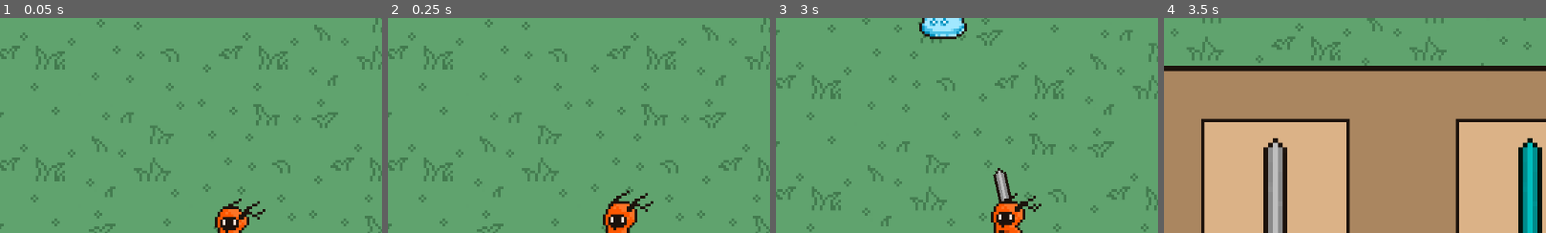
Above: before the commit, frames 1-4 (left to right).
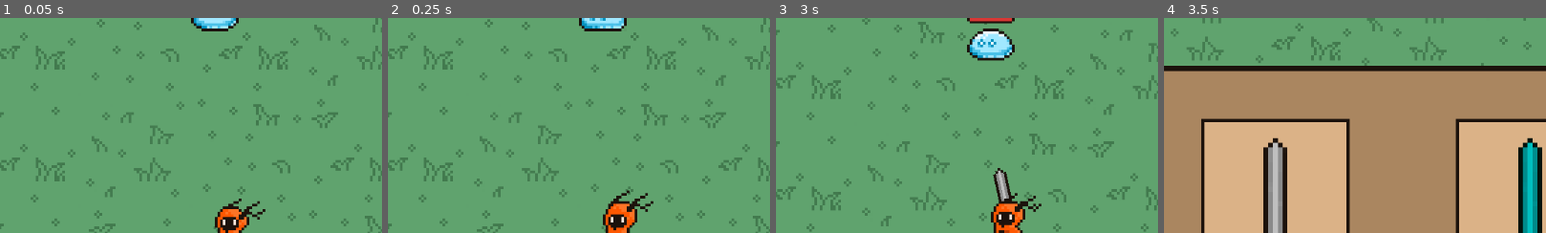
Above: after the commit, the same moments.

Repository: hakalochka/game2
Game: Godot game, scene res://scenes/game.tscn
Same seed, same stepped clock (60 frames per second), same inputs: the game is played once before the commit and once after it.
Inputs (mouse positions are % of the whole screen's width and height, from its top left):
- Up to frame 1 (0.05 s): no input
- Up to frame 2 (0.25 s): no input
- Up to frame 3 (3 s): click "Shop" at 0.5 s; click "Buy" at 1.25 s; click "x" at 2 s; move the mouse to (45, 70) at 2.77 s; hold W (up) from 2.78 s (still down); click (45, 70) at 2.85 s
- Up to frame 4 (3.5 s): keep holding W (up); tap X (shop) at 3.02 s
The pictures show only the part of the screen within x 19-69%, y 0-50%; the shares and areas given below are measured in that part.

The runs differ from the first frame. In frame 1, 0.7% of the frame differs, in the area x 50-63%, y 0-7%; in frame 2, 0.7%; in frame 3, 2.9%, in the area x 37-63%, y 0-20%; in frame 4, nothing differs.

Commit message:
slime deal dmg over time

Diff:
--- a/scenes/game.tscn
+++ b/scenes/game.tscn
@@ -223,12 +223,12 @@
 [node name="Enemies" type="Node" parent="."]
 
 [node name="slime2" parent="Enemies" instance=ExtResource("4_mxwuj")]
-position = Vector2(-104, -218)
+position = Vector2(-193, -141)
 
 [node name="slime3" parent="Enemies" instance=ExtResource("4_mxwuj")]
 position = Vector2(-52, -108)
 
 [node name="slime4" parent="Enemies" instance=ExtResource("4_mxwuj")]
-position = Vector2(-211, -149)
+position = Vector2(-102, -219)
 
 [connection signal="pressed" from="GameManager/UI/shop_btn" to="GameManager" method="_on_shop_btn_pressed"]
--- a/scenes/player.tscn
+++ b/scenes/player.tscn
@@ -570,7 +570,12 @@
 [node name="hpRegenTimer" type="Timer" parent="."]
 wait_time = 2.0
 
+[node name="damageTimer" type="Timer" parent="."]
+wait_time = 0.8
+
 [connection signal="area_entered" from="hurtBox" to="." method="_on_hurt_box_area_entered"]
+[connection signal="area_exited" from="hurtBox" to="." method="_on_hurt_box_area_exited"]
 [connection signal="timeout" from="RespawnTimer" to="." method="_on_respawn_timer_timeout"]
 [connection signal="timeout" from="dmgTimer" to="." method="_on_dmg_timer_timeout"]
 [connection signal="timeout" from="hpRegenTimer" to="." method="_on_hp_regen_timer_timeout"]
+[connection signal="timeout" from="damageTimer" to="." method="_on_damage_timer_timeout"]
--- a/scenes/slime.tscn
+++ b/scenes/slime.tscn
@@ -1,9 +1,10 @@
-[gd_scene load_steps=31 format=3 uid="uid://b2tgjxgf8yj0e"]
+[gd_scene load_steps=32 format=3 uid="uid://b2tgjxgf8yj0e"]
 
 [ext_resource type="Texture2D" uid="uid://dwg0iigy3hru4" path="res://assets/sprites/slime.png" id="1_g7kli"]
 [ext_resource type="Script" path="res://scripts/slime.gd" id="1_npl3c"]
 [ext_resource type="Texture2D" uid="uid://chxvt3oyvlikd" path="res://assets/sprites/slime2.png" id="3_afe3r"]
 [ext_resource type="PackedScene" uid="uid://baa0axn6bm417" path="res://scenes/hpBar.tscn" id="3_qll7w"]
+[ext_resource type="Script" path="res://scripts/slime_hit_box.gd" id="4_cymi8"]
 
 [sub_resource type="AtlasTexture" id="AtlasTexture_hedjn"]
 atlas = ExtResource("3_afe3r")
@@ -353,6 +354,7 @@
 [node name="hitBox" type="Area2D" parent="." groups=["enemy_attack"]]
 collision_layer = 4
 collision_mask = 4
+script = ExtResource("4_cymi8")
 
 [node name="CollisionShape2D" type="CollisionShape2D" parent="hitBox"]
 position = Vector2(0, -6)
--- a/scripts/player.gd
+++ b/scripts/player.gd
@@ -6,10 +6,13 @@
 @onready var animation: AnimationPlayer = $AnimationPlayer
 @onready var hurt_box: Area2D = $hurtBox
 @export var attack_range: float = 60
+@export var isTakingDamage: bool = false
+@export var damage_sources = {}
 
 @onready var respawn_timer: Timer = $RespawnTimer
-@onready var dmg_timer: Timer = $dmgTimer
+@onready var dmg_timer: Timer = $dmgTimer #changing color on dmamged
 @onready var hp_regen_timer: Timer = $hpRegenTimer
+@onready var damage_timer: Timer = $damageTimer #damage over time
 
 @onready var weapon: Node2D = $Weapon
 @onready var sword: Area2D = $Weapon/sword
@@ -132,21 +135,24 @@
 
 func _on_hurt_box_area_entered(area: Area2D) -> void:
 	if area.is_in_group("enemy_attack"):
-		currentHealth -= 35
+		isTakingDamage = true
+		var damage = area.damage_given
+		damage_sources[area] = area.damage_given
+		currentHealth -= damage
+		if not damage_timer.is_stopped():
+			return
+		print(currentHealth)
 		healthChanged.emit()
 
 		get_node("AnimatedSprite2D").modulate = Color(1, 0.3, 0.3)
 		dmg_timer.start()
+		damage_timer.start()
 
 		hp_regen_timer.stop()
 		hp_regen_timer.start(2.0)
 
 	if currentHealth <= 0:
-		isDead = true
-		speed = 0
-		animated_sprite.play("death")
-		await animated_sprite.animation_finished
-		respawn_timer.start()
+		die()
 
 
 
@@ -166,7 +172,9 @@
 	get_node("AnimatedSprite2D").modulate = DEFAULT_MODULATE
 
 
+
 func _on_hp_regen_timer_timeout() -> void:
+	if isDead: return
 	if currentHealth < maxHealth:
 		currentHealth += health_regen_amount
 		healthChanged.emit()
@@ -196,3 +204,42 @@
 		game_manager.sword_equipped = false
 		game_manager.sword2_equipped = false
 		game_manager.axe_equipped = true
+
+
+func die():
+	isDead = true
+	isTakingDamage = false
+	damage_sources.clear()
+	damage_timer.stop()
+	speed = 0
+	animated_sprite.play("death")
+	await animated_sprite.animation_finished
+	respawn_timer.start()
+
+func _on_damage_timer_timeout() -> void:
+	if isTakingDamage:
+		var total_damage = 0
+		for damage in damage_sources.values():
+			total_damage += damage  # Sum damage from all attackers
+			get_node("AnimatedSprite2D").modulate = Color(1, 0.3, 0.3)
+			dmg_timer.start()
+
+			hp_regen_timer.stop()
+			hp_regen_timer.start(2.0)
+
+		currentHealth -= total_damage
+		print(currentHealth)
+		healthChanged.emit()
+
+		if currentHealth <= 0:
+			die()
+
+
+func _on_hurt_box_area_exited(area: Area2D) -> void:
+	if area.is_in_group("enemy_attack"):
+		if area in damage_sources:
+			damage_sources.erase(area)
+		if damage_sources.size() == 0:  # Only stop timer if no enemies remain
+			damage_timer.stop()
+			isTakingDamage = false
+		get_node("AnimatedSprite2D").modulate = Color(1, 1, 1)  # Reset color
--- a/scripts/slime.gd
+++ b/scripts/slime.gd
@@ -15,6 +15,7 @@
 
 @export var coin_scene = preload("res://scenes/coin.tscn")
 @export var coin_drop_count: int = 2
+
 
 signal healthChanged
 
@@ -47,20 +48,19 @@
 
 	if isDead: return
 
-	if player:
-		# Update RayCast2D direction dynamically
-		LOS.target_position = player.global_position - global_position
-		LOS.force_raycast_update()  # Force an immediate update
-		if has_clear_line_of_sight():
-			var distance_to_player = global_position.distance_to(player.global_position)
-			if distance_to_player > stop_distance:
-				var direction = (player.global_position - global_position).normalized()
-				if direction.length() > 0:
-					global_position += direction * speed * delta
+	#if player:
+		## Update RayCast2D direction dynamically
+		#LOS.target_position = player.global_position - global_position
+		#LOS.force_raycast_update()  # Force an immediate update
+		#if has_clear_line_of_sight():
+			#var distance_to_player = global_position.distance_to(player.global_position)
+			#if distance_to_player > stop_distance:
+				#var direction = (player.global_position - global_position).normalized()
+				#if direction.length() > 0:
+					#global_position += direction * speed * delta
 
-				updateAnimation(direction)
-				#global_position += direction * speed * delta
 				#updateAnimation(direction)
+
 
 
 func _on_hurt_box_area_entered(area: Area2D) -> void:
--- /dev/null
+++ b/scripts/slime_hit_box.gd
@@ -0,0 +1,2 @@
+extends Area2D
+@export var damage_given: int = 10
